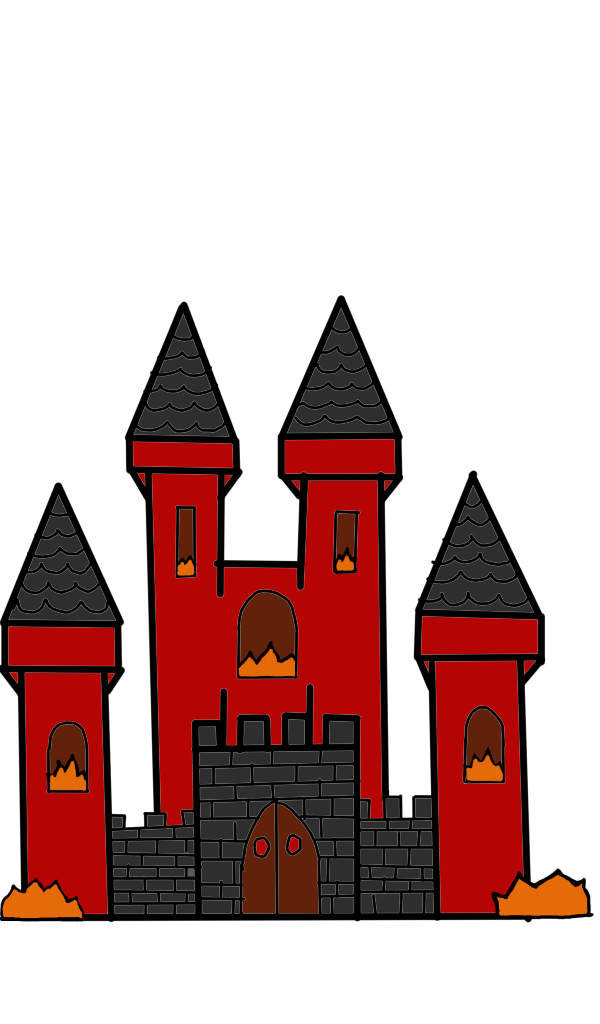
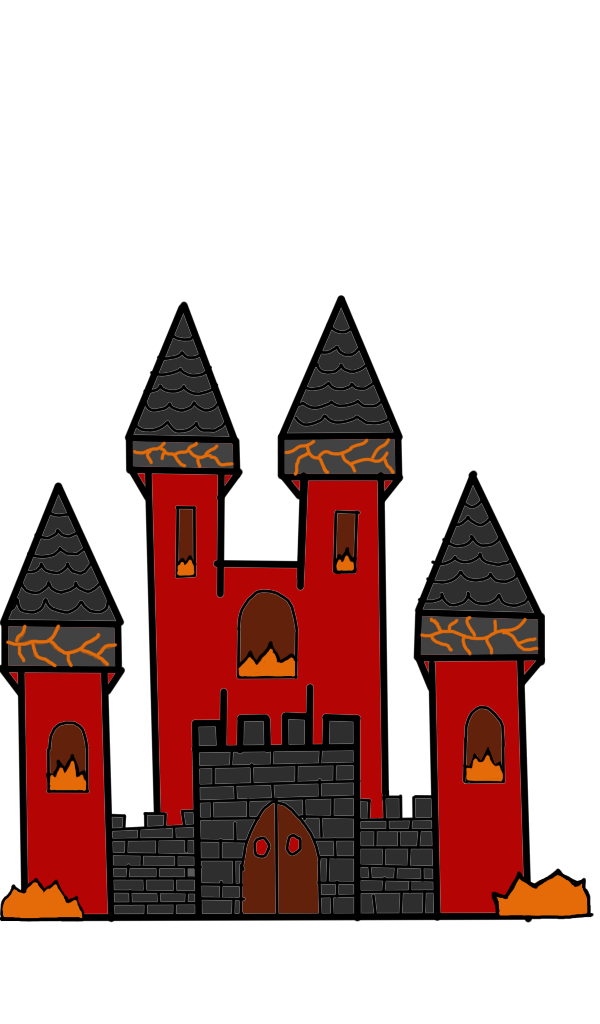
Comparing the layer stacks of the two 600×1024 images. Changes:
painted on "Camada 6" over 6, 640, 539, 668
painted on "Camada 5(colado)" over 6, 616, 539, 668
painted on "Camada 1" over 6, 438, 539, 668
